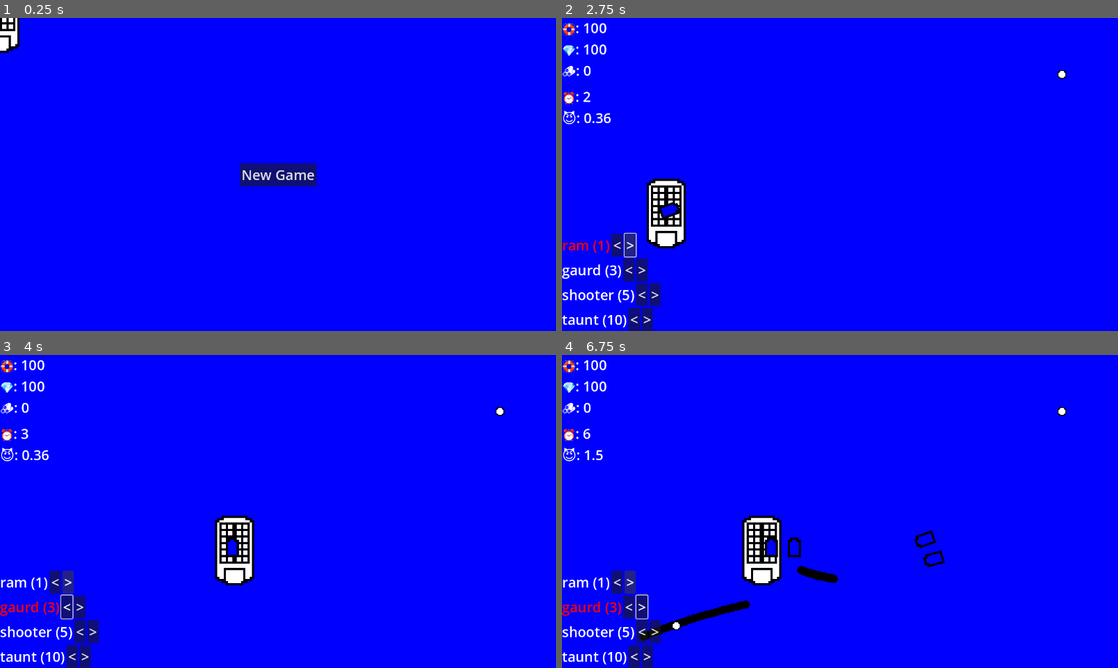
Above: before the commit, frames 1-4 (two rows, left to right).
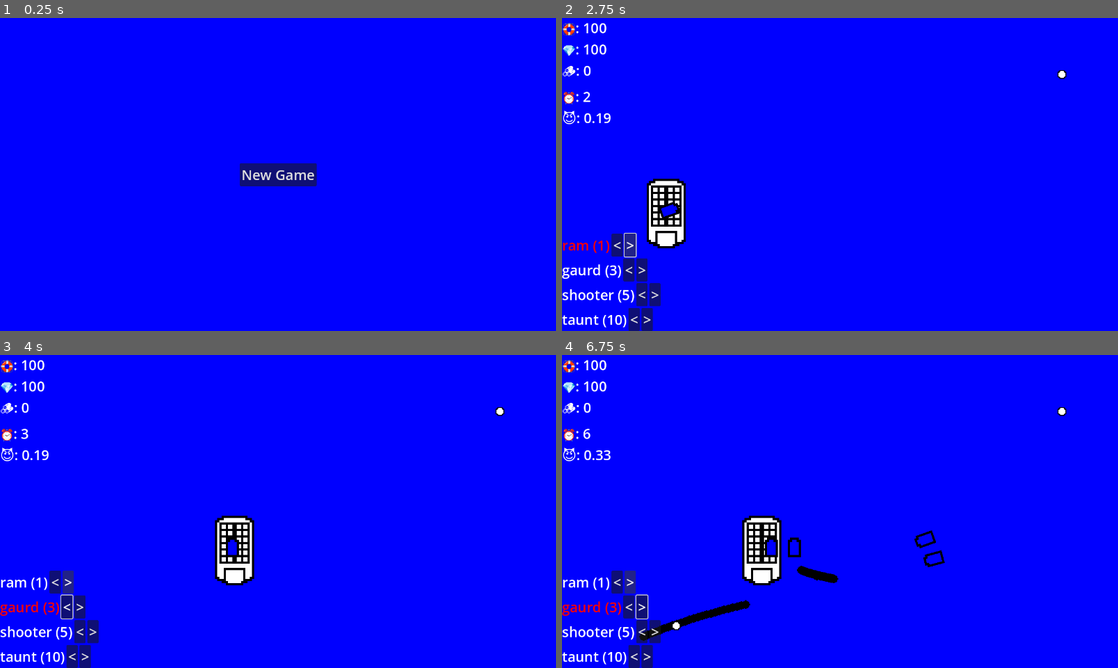
Above: after the commit, the same moments.

Repository: JoeyShapiro/ContainerCaptain
Game: Godot game, scene res://main.tscn
Same seed, same stepped clock (60 frames per second), same inputs: the game is played once before the commit and once after it.
Inputs:
- Up to frame 1 (0.25 s): no input
- Up to frame 2 (2.75 s): click "New Game" at 0.5 s; click "<" at 1.25 s; click ">" at 2 s
- Up to frame 3 (4 s): hold D (move_right) 2.78-3.53 s; hold Space (shoot) 2.78-3.53 s; hold Down (menu_down) from 3.53 s (still down); tap Space (shoot) at 3.6 s
- Up to frame 4 (6.75 s): tap Enter at 4.25 s; release Down (menu_down) at 4.28 s; hold D (move_right) 4.28-5.03 s; hold Space (shoot) 4.28-5.03 s; hold Right (menu_scale_up) 5.03-5.78 s; tap Space (shoot) at 5.1, 6.6 s; hold Space (shoot) 5.78-6.53 s; hold A (move_left) from 5.78 s (still down)

The runs differ from the first frame. In frame 1, 0.4% of the frame differs, in the area x 0-4%, y 0-12%; in frame 2, less than 0.1%; in frame 3, less than 0.1%; in frame 4, less than 0.1%.
Error before the commit: Invalid access of index '0' on a base object of type: 'Array[Node]'. (res://main.gd:140)
Error after the commit: Invalid access of index '0' on a base object of type: 'Array[Node]'. (res://main.gd:142)

Commit message:
now its fixed

Diff:
--- a/main.gd
+++ b/main.gd
@@ -36,6 +36,7 @@
 # Called when the node enters the scene tree for the first time.
 func _ready():
 	$Menu.show()
+	$Player.hide()
 
 # Called every frame. 'delta' is the elapsed time since the previous frame.
 func _process(delta):
@@ -52,6 +53,7 @@
 	$Menu.show()
 
 func new_game():
+	$Player.show()
 	$Menu.hide()
 	timer = 0
 	difficulty_counter = 0
@@ -118,7 +120,7 @@
 
 func _on_difficulty_timeout():
 	difficulty_counter += 1
-	difficulty_scale = snapped(3 / (1+exp(-(difficulty_counter-3))), 0.01)
+	difficulty_scale = snapped(3 / (1+exp(-(0.3*difficulty_counter-3))), 0.01)
 	$TimerMob.wait_time = 1 / (difficulty_scale)
 	$Hud.update_difficulty(difficulty_scale)
 
